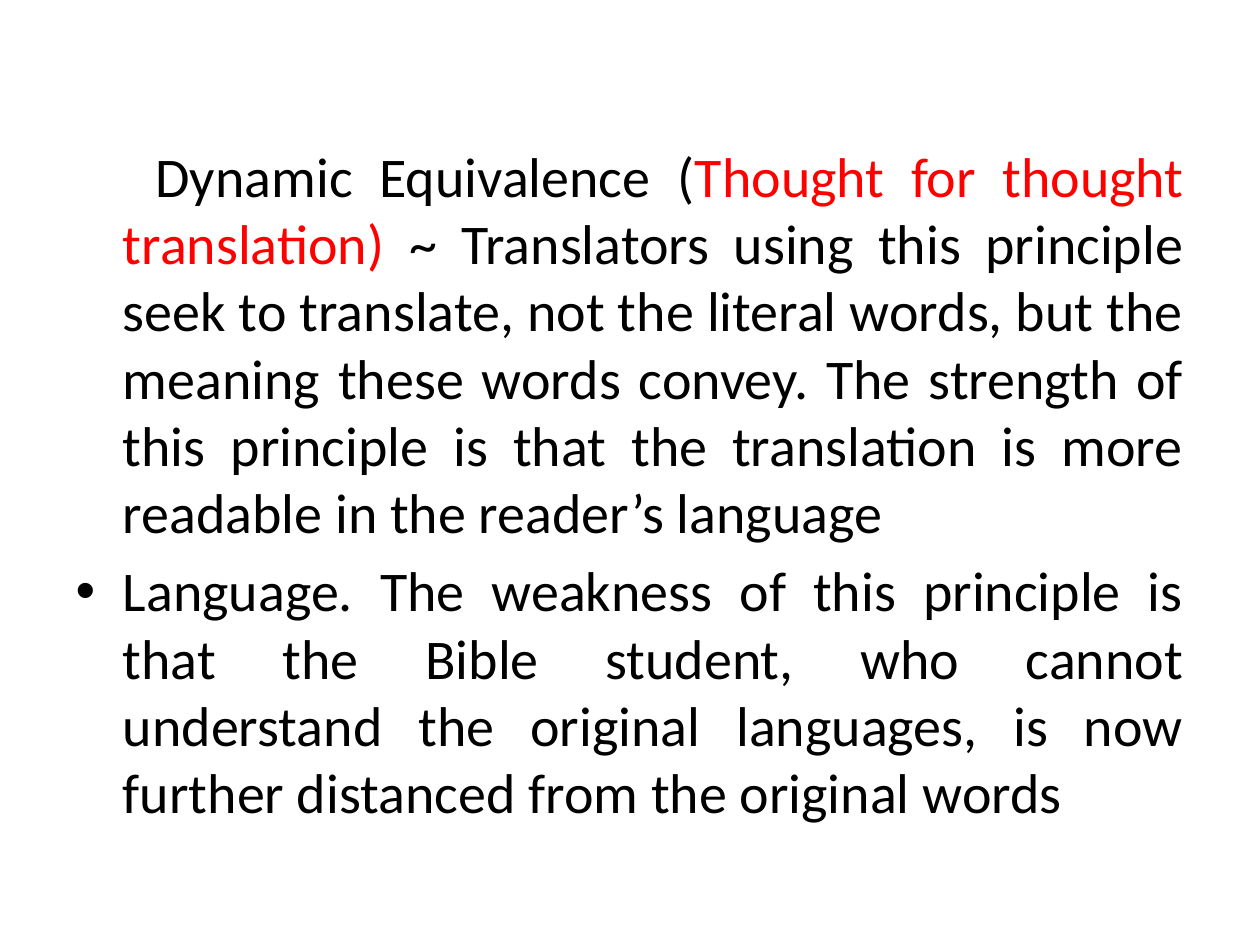
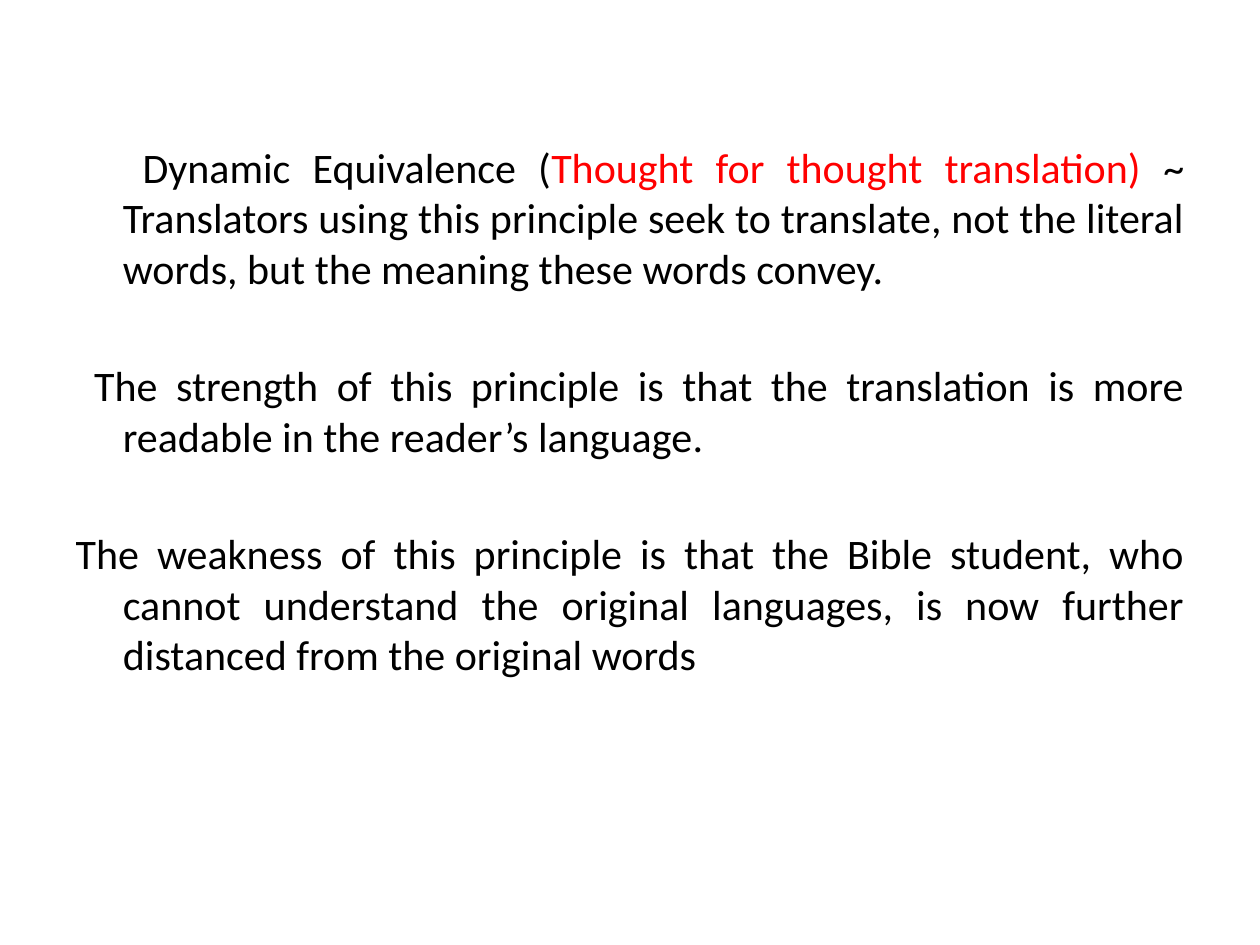
Before and after one commit to mutanganajoseph/Documents, a slide deck: slide 89 of auca/sem-1/intro-to-Bible-study/1 intro to Bible study Notes.pptx. Drawn at 1260x945 pixels with LibreOffice and Linux fonts; fonts in the diff are those of the drawing. Boxes give left, top, right and bottom in pixels: in the first picture for what was removed or moved away, otherwise in the second. Text is boxed around its words. In the diff, an @@ line names an element or a change of style, - is before the commit and + after.

```diff
--- a/auca/sem-1/intro-to-Bible-study/1 intro to Bible study Notes.pptx
+++ b/auca/sem-1/intro-to-Bible-study/1 intro to Bible study Notes.pptx
@@ text at (76, 152, 1184, 678): text changed; size 32 to 24 pt @@
-Dynamic Equivalence (Thought for thought translation) ~ Translators using this principle seek to translate, not the literal words, but the meaning these words convey. The strength of this principle is that the translation is more readable in the reader’s language
-• Language. The weakness of this principle is that the Bible student, who cannot understand the original languages, is now further distanced from the original words
+Dynamic Equivalence (Thought for thought translation) ~ Translators using this principle seek to translate, not the literal words, but the meaning these words convey.
+The strength of this principle is that the translation is more readable in the reader’s language.
+The weakness of this principle is that the Bible student, who cannot understand the original languages, is now further distanced from the original words
```
Also in this commit, not shown: 72 other slides changed, 5 other files.
